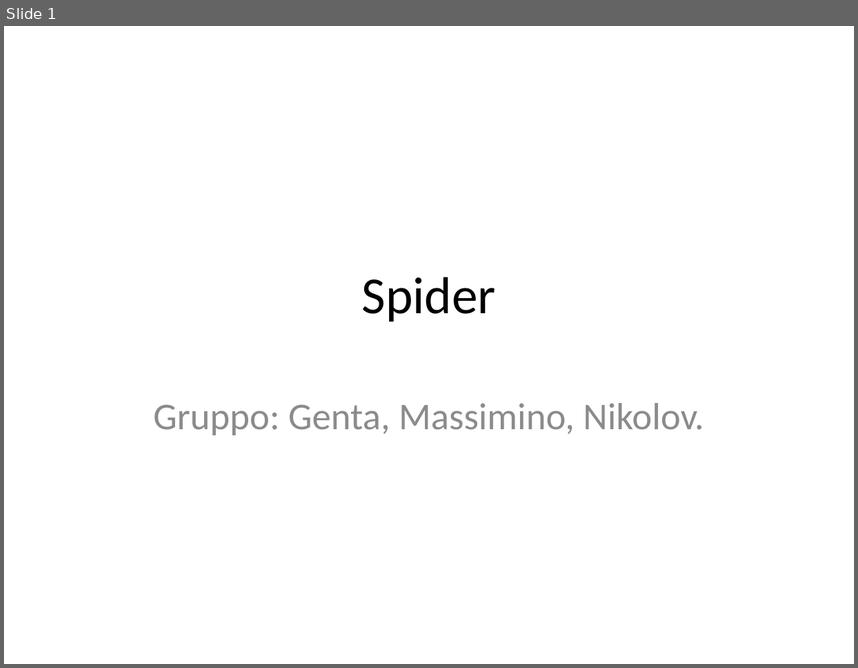
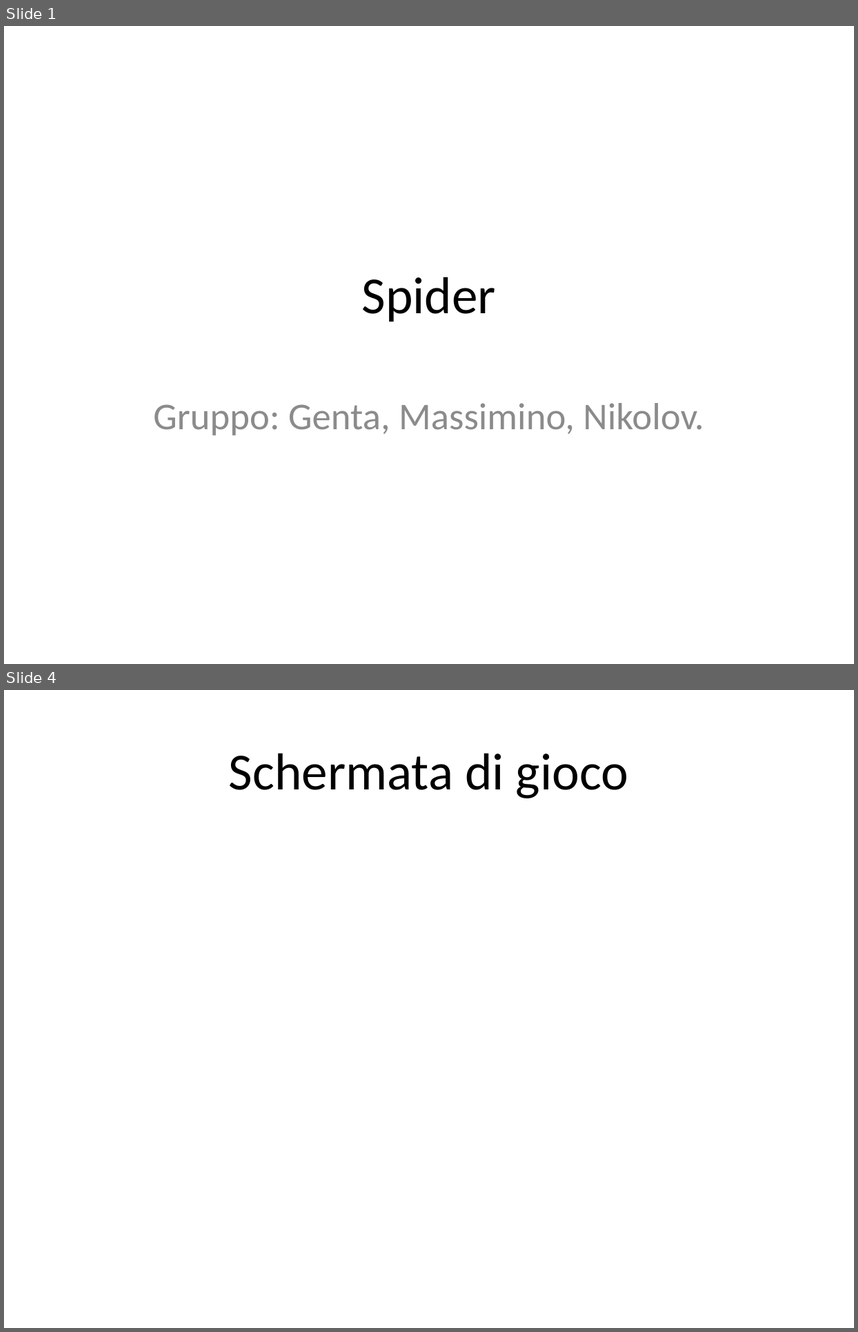
Before and after one commit to danielegenta/ProjectTPSI_Spider, a slide deck: Presentazione_Spider.pptx. Shown one above the other, each under a label of ours: slide 1 before the commit, slides 1 and 4 after it; the slides between them are not shown. The pictures are 858x668 and 858x1332 pixels, drawn with LibreOffice and Linux fonts; fonts in the diff are those of the drawing. Boxes give left, top, right and bottom in pixels: in the first picture for what was removed or moved away, otherwise in the second. Text is boxed around its words. In the diff, an @@ line names an element or a change of style, - is before the commit and + after.

```diff
--- a/Presentazione_Spider.pptx
+++ b/Presentazione_Spider.pptx
@@ slide 4 added at (4,690,854,1328), background #FFFFFF @@
@@ title added at (229,753,628,798), 44 pt, text #000000 @@
+Schermata di gioco
```
Also in this commit, not shown: 17 other slides added, 45 other files.
